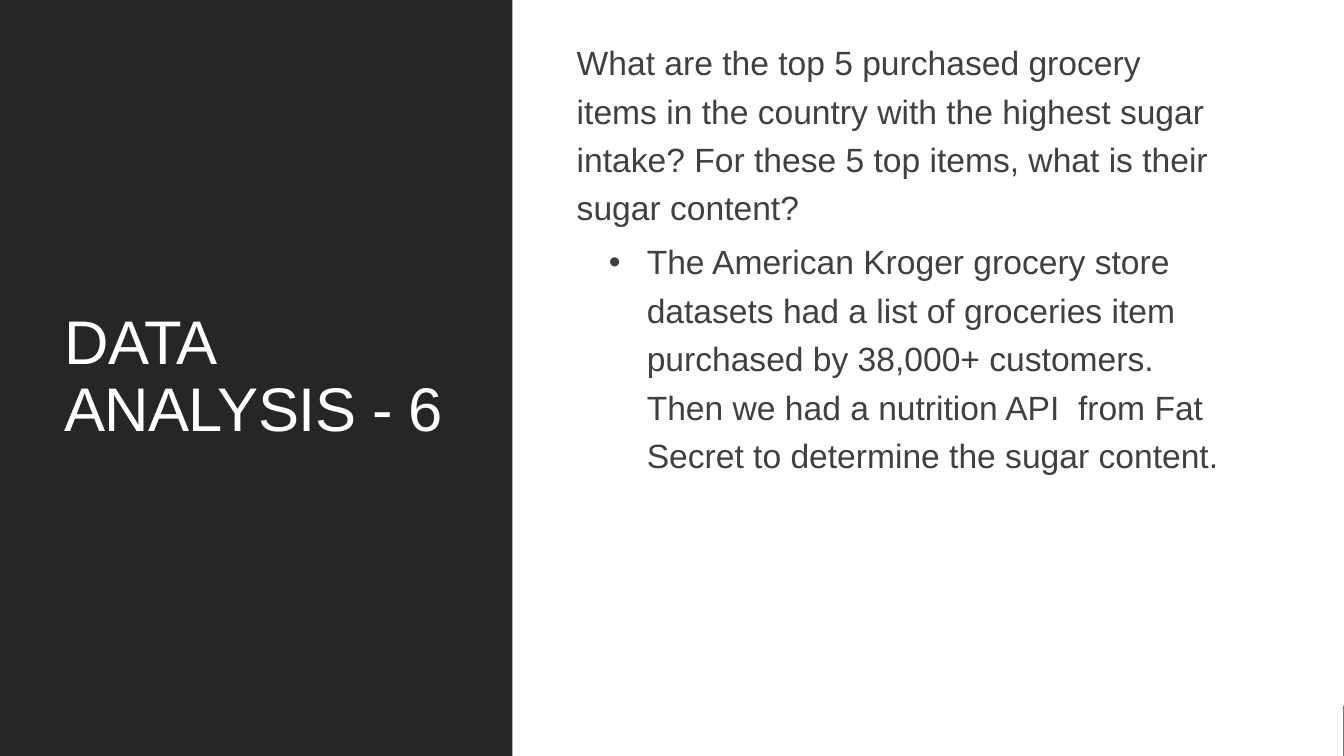
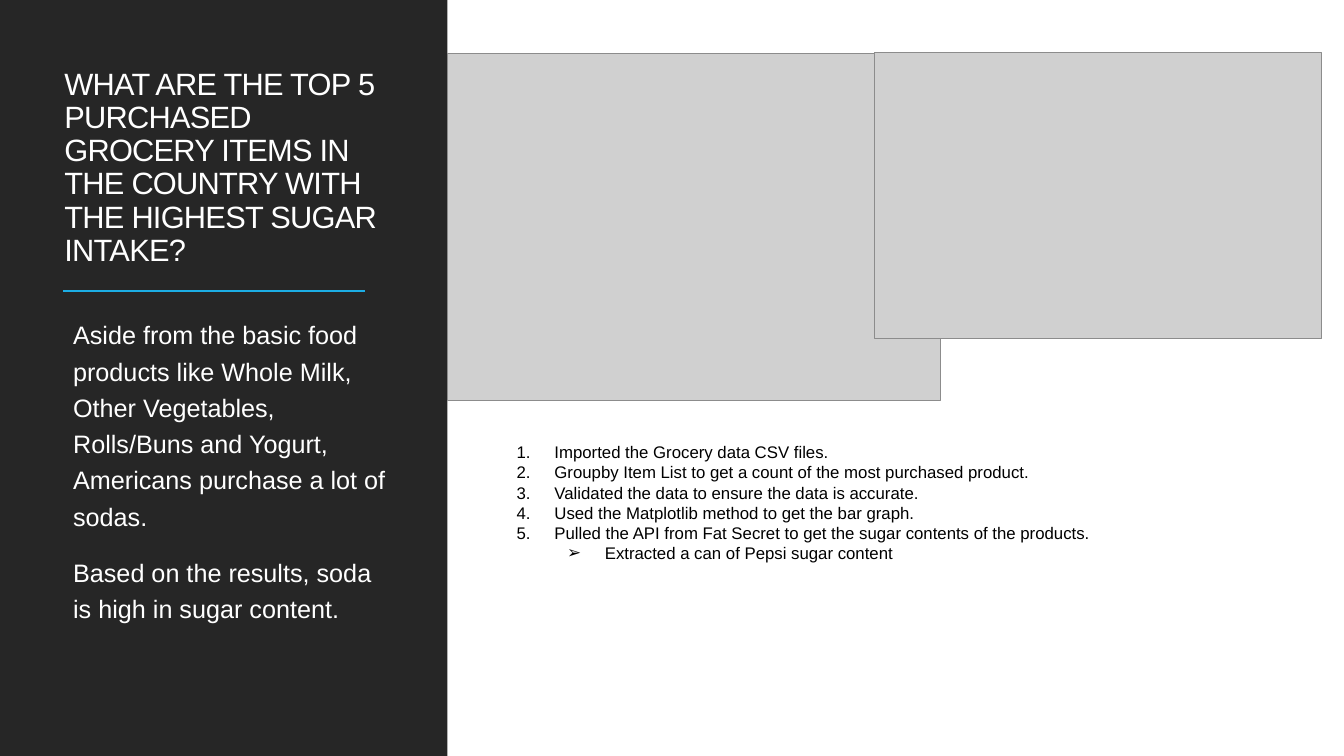
Before and after one commit to cbeachey/project1_influencers, a slide deck: slide 17 of Effects of Sugar Consumption.pptx. Drawn at 1344x756 pixels with LibreOffice and Linux fonts; fonts in the diff are those of the drawing; grey boxes stand for pictures. Boxes give left, top, right and bottom in pixels: in the first picture for what was removed or moved away, otherwise in the second. Text is boxed around its words. In the diff, an @@ line names an element or a change of style, - is before the commit and + after.

```diff
--- a/Effects of Sugar Consumption.pptx
+++ b/Effects of Sugar Consumption.pptx
@@ rectangle resized from (x1=0, y1=0, x2=512, y2=756) to (x1=0, y1=0, x2=448, y2=756) @@
@@ title "WHAT ARE THE TOP 5 ..." at (x1=64, y1=73, x2=376, y2=261): vertical alignment middle to bottom @@
@@ picture added at (x1=448, y1=53, x2=941, y2=401) @@
@@ text removed at (x1=577, y1=50, x2=1218, y2=475) @@
-What are the top 5 purchased grocery items in the country with the highest sugar intake? For these 5 top items, what is their sugar content?
-  • The American Kroger grocery store datasets had a list of groceries item purchased by 38,000+ customers. Then we had a nutrition API from Fat Secret to determine the sugar content.
@@ picture added at (x1=875, y1=52, x2=1323, y2=338) @@
@@ title at (x1=64, y1=73, x2=376, y2=261): text changed; size 44 to 22 pt @@
-DATA ANALYSIS - 6
+WHAT ARE THE TOP 5 PURCHASED GROCERY ITEMS IN THE COUNTRY WITH THE HIGHEST SUGAR INTAKE?
@@ line added from (64, 291) to (366, 291), #1CADE4 1.5 pt @@
@@ text added at (x1=73, y1=325, x2=385, y2=624), 18 pt, text #FFFFFF @@
+  Aside from the basic food products like Whole Milk, Other Vegetables, Rolls/Buns and Yogurt, Americans purchase a lot of sodas.
+  Based on the results, soda is high in sugar content.
@@ text added at (x1=554, y1=446, x2=1089, y2=563), 12 pt, text #000000 @@
+1. Imported the Grocery data CSV files.
+2. Groupby Item List to get a count of the most purchased product.
+3. Validated the data to ensure the data is accurate.
+4. Used the Matplotlib method to get the bar graph.
+5. Pulled the API from Fat Secret to get the sugar contents of the products.
+  ➢ Extracted a can of Pepsi sugar content
```
Also in this commit, not shown: 2 other files.
